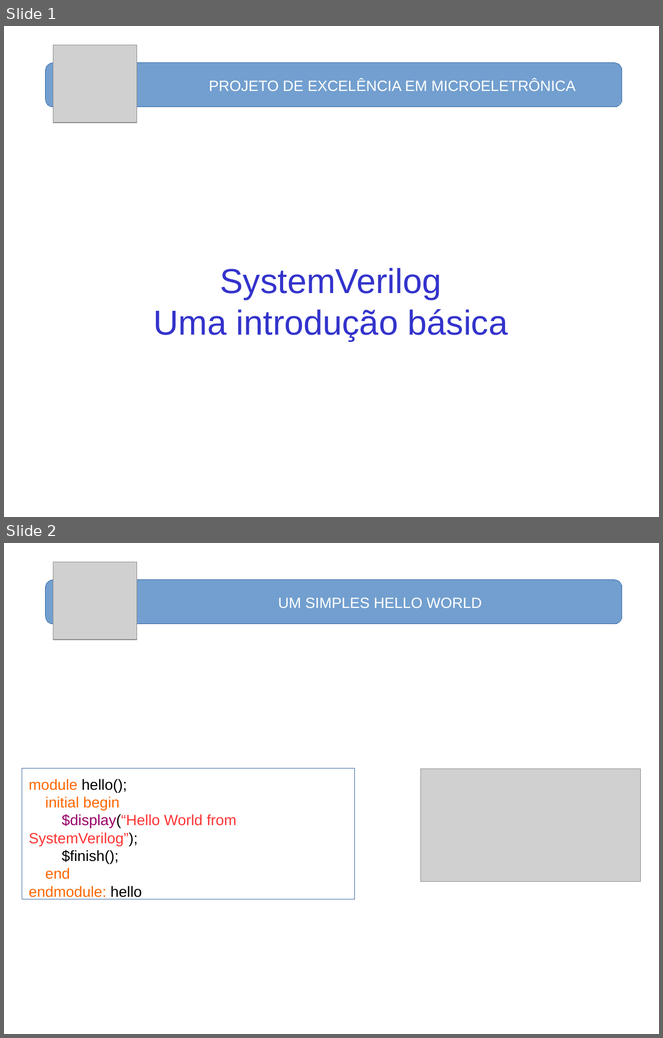
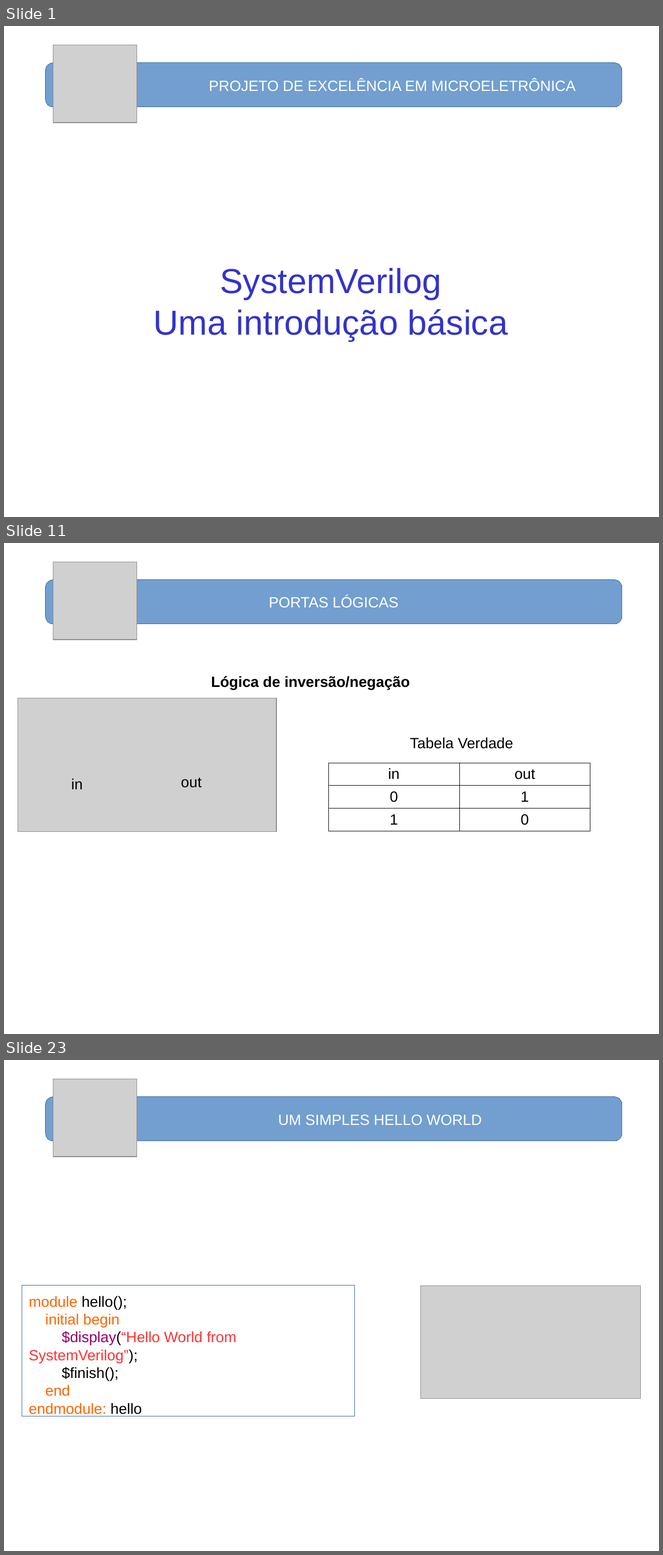
Before and after one commit to nelsoncsc/basicSV, a slide deck: docs/basicSV.odp. Shown one above the other, each under a label of ours: slides 1 and 2 before the commit, slides 1, 11 and 23 after it; the slides between them are not shown. The pictures are 663x1038 and 663x1555 pixels, drawn with LibreOffice and Linux fonts; fonts in the diff are those of the drawing; grey boxes stand for pictures. Boxes give left, top, right and bottom in pixels: in the first picture for what was removed or moved away, otherwise in the second. Text is boxed around its words. In the diff, an @@ line names an element or a change of style, - is before the commit and + after.

```diff
--- a/docs/basicSV.odp
+++ b/docs/basicSV.odp
@@ slide 11 added at (4,543,659,1034), background #FFFFFF @@
@@ picture added at (53,562,137,640) @@
@@ rounded rectangle added at (46,580,622,624), fill #729FCF, outline #3465A4 0 pt, 18 pt, text #FFFFFF @@
+PORTAS LÓGICAS
@@ text added at (211,676,410,690), 18 pt, text #000000, bold @@
+Lógica de inversão/negação
@@ picture added at (18,698,277,832) @@
@@ rounded rectangle added at (40,705,622,930), outline #FFFFFF 0 pt @@
@@ text added at (410,737,513,749), 18 pt, text #000000 @@
+Tabela Verdade
@@ table added at (328,763,590,832), 3 rows, 2 columns @@
+in | out
+0 | 1
+1 | 0
@@ text added at (71,779,83,789), 18 pt, text #000000 @@
+in
@@ text added at (181,778,202,788), 18 pt, text #000000 @@
+out
@@ what was slide 2 is now slide 23 @@
```
Also in this commit, not shown: 1 slide changed, 20 other slides added.
